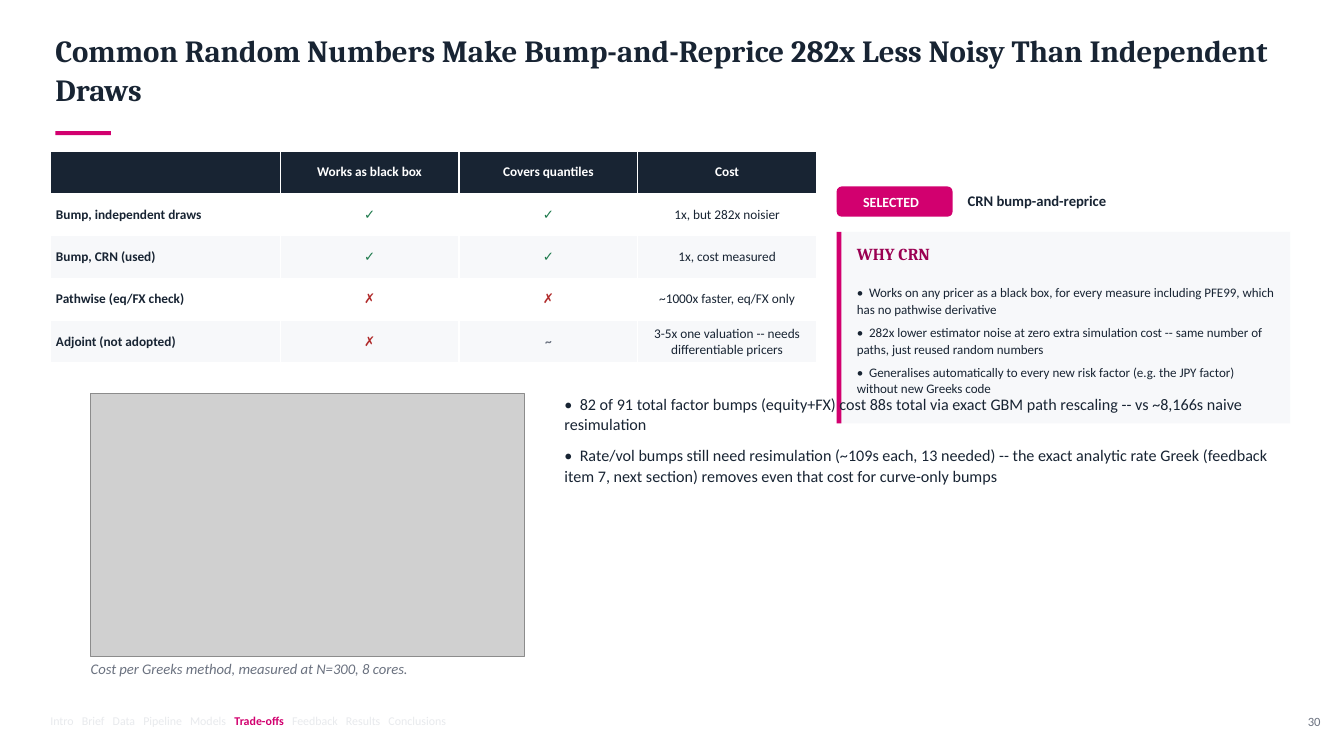
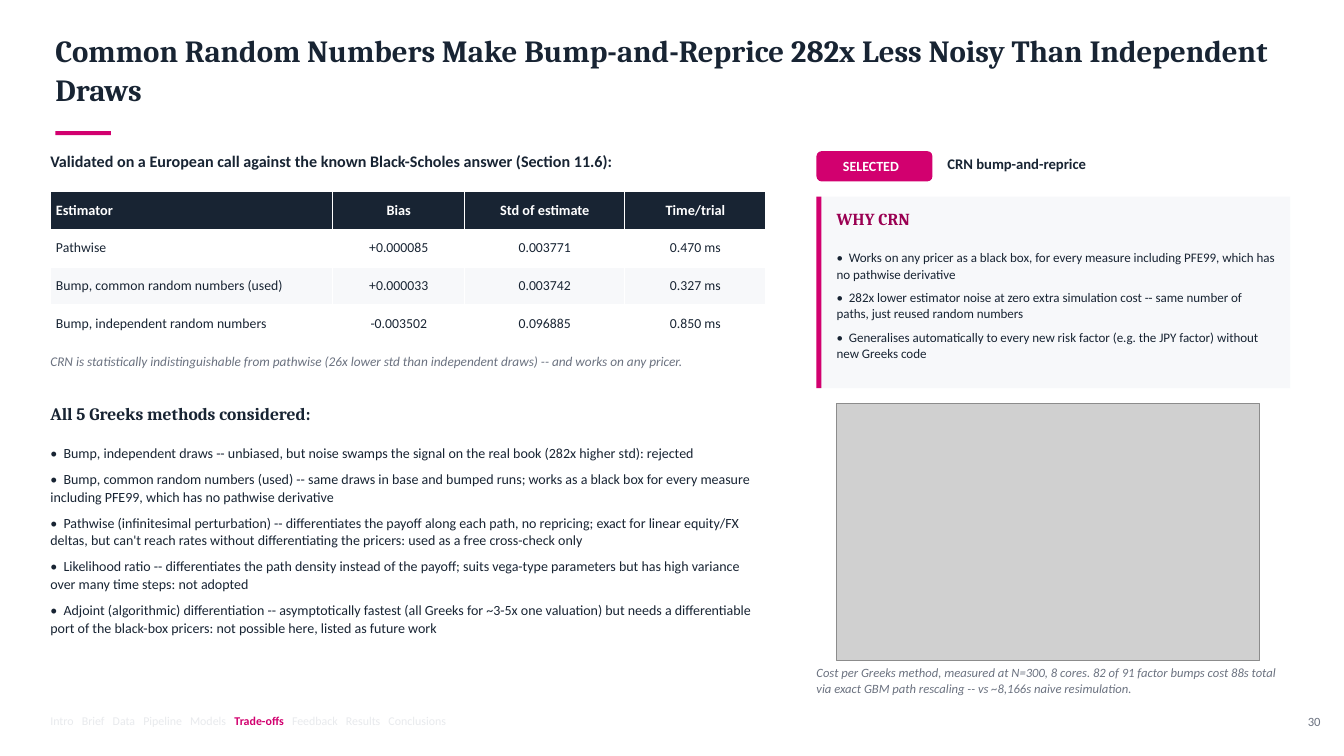
Before and after one commit to eshapandya24/capitolis-risk-engine, a slide deck: slide 30 of docs/Capitolis_CCR_Client_Final_Presentation.pptx. Drawn at 1344x756 pixels with LibreOffice and Linux fonts; fonts in the diff are those of the drawing; grey boxes stand for pictures. Boxes give left, top, right and bottom in pixels: in the first picture for what was removed or moved away, otherwise in the second. Text is boxed around its words. In the diff, an @@ line names an element or a change of style, - is before the commit and + after.

```diff
--- a/docs/Capitolis_CCR_Client_Final_Presentation.pptx
+++ b/docs/Capitolis_CCR_Client_Final_Presentation.pptx
@@ table removed at [50, 151, 816, 363], 5 rows, 4 columns @@
- | Works as black box | Covers quantiles | Cost
-Bump, independent draws | ✓ | ✓ | 1x, but 282x noisier
-Bump, CRN (used) | ✓ | ✓ | 1x, cost measured
-Pathwise (eq/FX check) | ✗ | ✗ | ~1000x faster, eq/FX only
-Adjoint (not adopted) | ✗ | ~ | 3-5x one valuation -- needs differentiable pricers
@@ text added at [50, 155, 612, 170], 11.5 pt, text #182433, bold @@
+Validated on a European call against the known Black-Scholes answer (Section 11.6):
@@ rounded rectangle "SELECTED": place and size @@
-rounded rectangle "SELECTED" at [837, 187, 953, 217]
+rounded rectangle "SELECTED" at [817, 151, 933, 181]
@@ text "CRN bump-and-reprice": place and size @@
-text "CRN bump-and-reprice" at [968, 195, 1107, 209]
+text "CRN bump-and-reprice" at [947, 158, 1086, 172]
@@ table added at [50, 192, 766, 343], 4 rows, 4 columns @@
+Estimator | Bias | Std of estimate | Time/trial
+Pathwise | +0.000085 | 0.003771 | 0.470 ms
+Bump, common random numbers (used) | +0.000033 | 0.003742 | 0.327 ms
+Bump, independent random numbers | -0.003502 | 0.096885 | 0.850 ms
@@ rectangle: place and size @@
-rectangle at [837, 232, 842, 423]
+rectangle at [817, 197, 822, 388]
@@ rectangle: place and size @@
-rectangle at [837, 232, 1291, 423]
+rectangle at [817, 197, 1291, 388]
@@ text "WHY CRN": place and size @@
-text "WHY CRN" at [857, 248, 930, 260]
+text "WHY CRN" at [837, 213, 910, 225]
@@ text "• Works on any pricer ..." rewrapped from [857, 288, 1274, 393] to [837, 253, 1275, 358] @@
@@ text added at [50, 356, 682, 368], 9.5 pt, text #6B7280, italic @@
+CRN is statistically indistinguishable from pathwise (26x lower std than independent draws) -- and works on any pricer.
@@ text added at [50, 408, 310, 420], 12.5 pt, text #182433, bold @@
+All 5 Greeks methods considered:
@@ text removed at [564, 397, 1267, 485] @@
-• 82 of 91 total factor bumps (equity+FX) cost 88s total via exact GBM path rescaling -- vs ~8,166s naive resimulation
-• Rate/vol bumps still need resimulation (~109s each, 13 needed) -- the exact analytic rate Greek (feedback item 7, next section) removes even that cost for curve-only bumps
@@ picture: place and size @@
-picture at [91, 393, 524, 657]
+picture at [837, 403, 1260, 661]
@@ text added at [50, 448, 751, 636], 10 pt, text #182433 @@
+• Bump, independent draws -- unbiased, but noise swamps the signal on the real book (282x higher std): rejected
+• Bump, common random numbers (used) -- same draws in base and bumped runs; works as a black box for every measure including PFE99, which has no pathwise derivative
+• Pathwise (infinitesimal perturbation) -- differentiates the payoff along each path, no repricing; exact for linear equity/FX deltas, but can't reach rates without differentiating the pricers: used as a free cross-check only
+• Likelihood ratio -- differentiates the path density instead of the payoff; suits vega-type parameters but has high variance over many time steps: not adopted
+• Adjoint (algorithmic) differentiation -- asymptotically fastest (all Greeks for ~3-5x one valuation) but needs a differentiable port of the black-box pricers: not possible here, listed as future work
@@ text removed at [91, 664, 408, 677] @@
-Cost per Greeks method, measured at N=300, 8 cores.
@@ text added at [816, 668, 1276, 695], 9 pt, text #6B7280, italic @@
+Cost per Greeks method, measured at N=300, 8 cores. 82 of 91 factor bumps cost 88s total via exact GBM path rescaling -- vs ~8,166s naive resimulation.
```
Also in this commit, not shown: 20 other slides changed, 1 slide removed, 3 other files.
